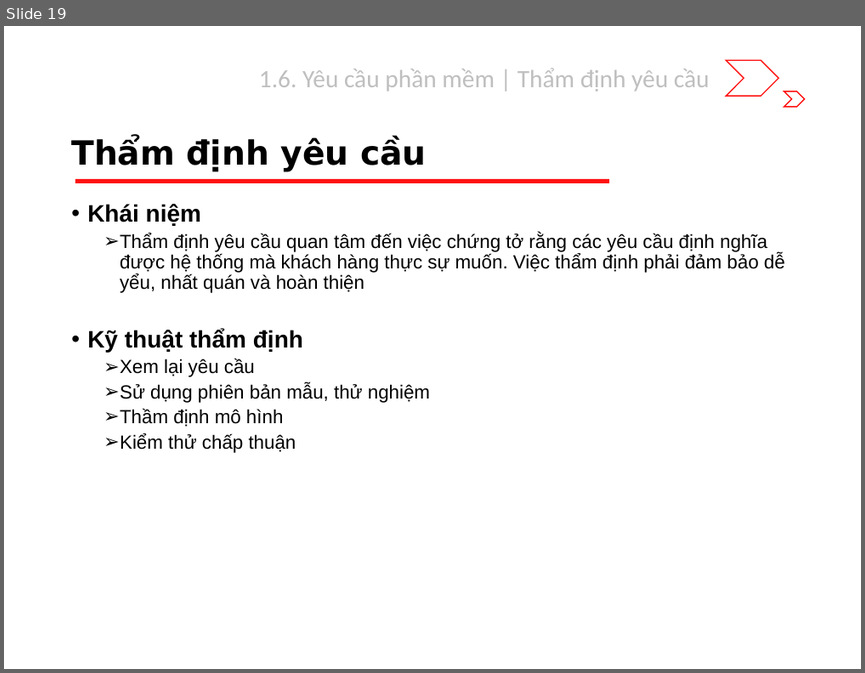
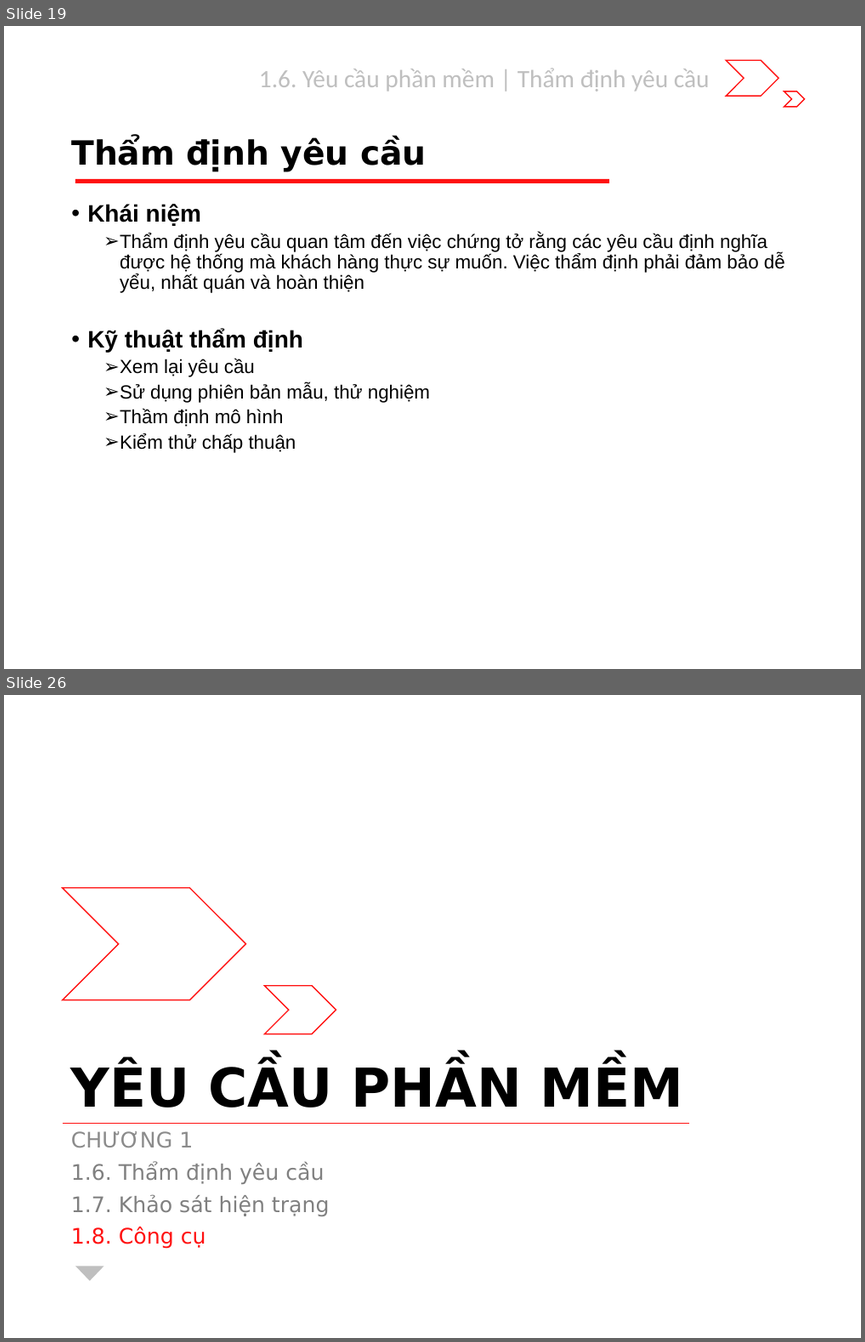
Before and after one commit to riverspart/uet-adv-sw-engineering, a slide deck: slide/dev/chapter_1/slide.pptx. Shown one above the other, each under a label of ours: slide 19 before the commit, slides 19 and 26 after it; the slides between them are not shown. The pictures are 865x673 and 865x1342 pixels, drawn with LibreOffice and Linux fonts; fonts in the diff are those of the drawing. Boxes give left, top, right and bottom in pixels: in the first picture for what was removed or moved away, otherwise in the second. Text is boxed around its words. In the diff, an @@ line names an element or a change of style, - is before the commit and + after.

```diff
--- a/slide/dev/chapter_1/slide.pptx
+++ b/slide/dev/chapter_1/slide.pptx
@@ slide 26 added at (x1=4, y1=695, x2=861, y2=1338), background #FFFFFF @@
@@ chevron added at (x1=63, y1=888, x2=245, y2=1000), outline #FF1111 1 pt @@
@@ chevron added at (x1=264, y1=986, x2=336, y2=1033), outline #FF1111 1 pt @@
@@ title added at (x1=71, y1=1063, x2=683, y2=1107), 45 pt, text #000000, bold @@
+YÊU CẦU PHẦN MỀM
@@ line added from (63, 1123) to (689, 1123), #FF1111 0.5 pt @@
@@ text added at (x1=71, y1=1131, x2=330, y2=1248), 18 pt, text #808080 @@
+CHƯƠNG 1
+1.6. Thẩm định yêu cầu
+1.7. Khảo sát hiện trạng
+1.8. Công cụ
@@ triangle added at (x1=75, y1=1265, x2=103, y2=1280), fill #BFBFBF @@
```
Also in this commit, not shown: 2 slides changed, 5 other slides added.
